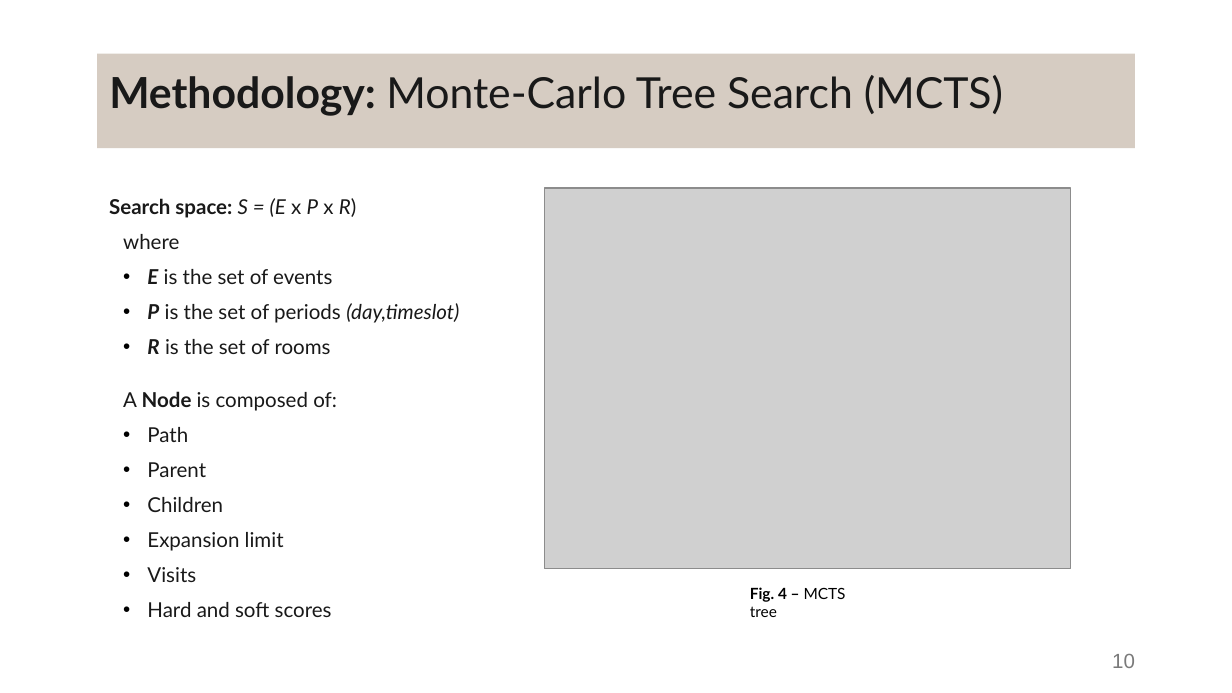
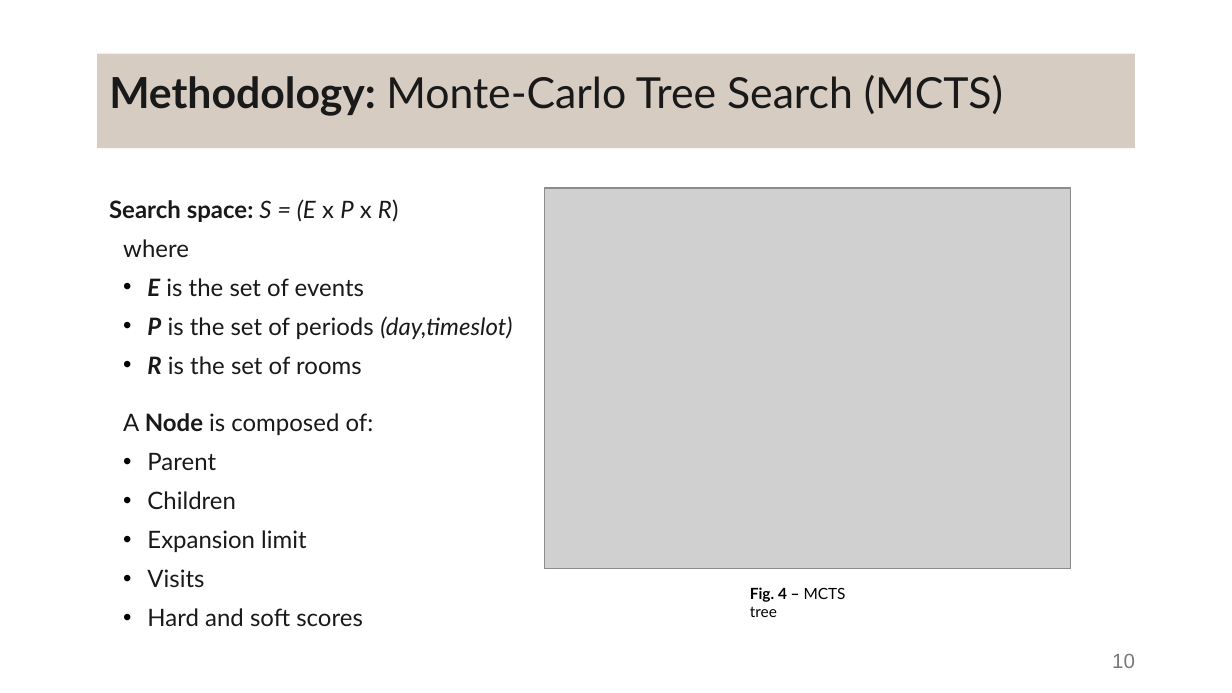
Before and after one commit to DanielaTomas/FCUP-SCHEDULE, a slide deck: slide 10 of Docs/Presentation.pptx. Drawn at 1232x693 pixels with LibreOffice and Linux fonts; fonts in the diff are those of the drawing; grey boxes stand for pictures. Boxes give left, top, right and bottom in pixels: in the first picture for what was removed or moved away, otherwise in the second. Text is boxed around its words. In the diff, an @@ line names an element or a change of style, - is before the commit and + after.

```diff
--- a/Docs/Presentation.pptx
+++ b/Docs/Presentation.pptx
@@ text "Search space: S = (E ..." at box(109, 199, 512, 626): size 12 to 14 pt @@
@@ text at box(147, 427, 188, 442): paragraph removed @@
-  • Path
```
Also in this commit, not shown: 19 other slides changed.
